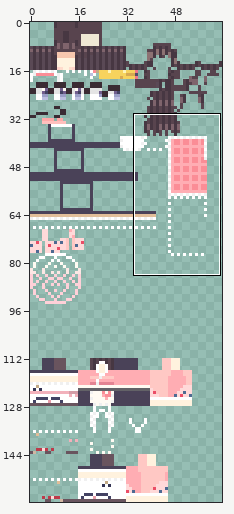
Two states of a sprite sheet, textures/texture.png. Above, an overview of the earlier version with the close-up marked.
Close-up. Old version:
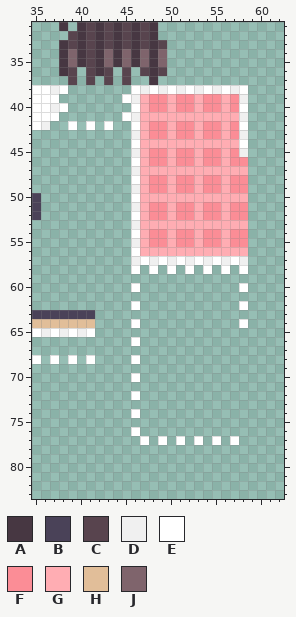
The file is 64x160 pixels. Colours within 5 levels of each other are drawn and written as one. Shown: x 35..62, y 31..83.
Palette (. is transparent): A #473742  B #4a4258  C #58444e  D #f0f0f0  E #ffffff  F #fb8d96  G #ffadb3  H #e1be99  J #7f646c
Pixels before, first column x 35:
31 ...A.ACACACACA..........
32 ....CACACACACA..........
33 ...ACACACACACAC.........
34 ...AJACAJAJAJAJ.........
35 ...AJACAJAJAJAJ.........
36 ...AC.CAC.C.CAC.........
37 ....C.C.C.C..A..........
38 EEDE.......EDEDEDEDEDEDE
39 EEE.......EDGFFGFFGFFGFD
40 EEDE.......EGFFGFFGFFGFE
41 EEE.......EDGGGGGGGGGGGD
42 ED..E.E.E..EGFFGFFGFFGFE
43 ...........DGFFGFFGFFGFD
44 ...........EGGGGGGGGGGGE
45 ...........DGFFGFFGFFGFD
46 ...........EGFFGFFGFFGFF
47 ...........DGGGGGGGGGGGG
48 ...........EGFFGFFGFFGFF
49 ...........DGFFGFFGFFGFF
50 B..........EGGGGGGGGGGGG
51 B..........DGFFGFFGFFGFF
52 B..........EGFFGFFGFFGFF
53 ...........DGGGGGGGGGGGG
54 ...........EGFFGFFGFFGFF
55 ...........DGFFGFFGFFGFF
56 ...........EGGGGGGGGGGGG
57 ...........DEDEDEDEDEDED
58 ...........E.E.E.E.E.E.E
59 ........................
60 ...........E...........E
61 ........................
62 ...........E...........E
63 BBBBBBB.................
64 HHHHHHH....E...........E
65 EDEDEDE.................
66 ...........E............
67 ........................
68 E.E.E.E....E............
69 ........................
70 ...........E............
71 ........................
72 ...........E............
73 ........................
74 ...........E............
75 ........................
76 ...........E............
77 ............E.E.E.E.E.E.
Once edited:
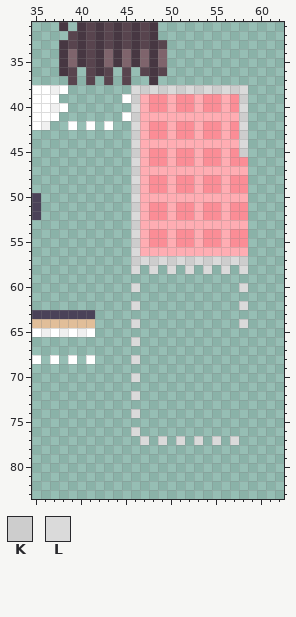
Colours new in this view: K #cdcdcd  L #dadada
Diff:
{"y":38,"x":46,"old":"EDEDEDEDEDEDE","new":"LKLKLKLKLKLKL"}
{"y":39,"x":46,"old":"D","new":"K"}
{"y":39,"x":58,"old":"D","new":"K"}
{"y":40,"x":46,"old":"E","new":"L"}
{"y":40,"x":58,"old":"E","new":"L"}
{"y":41,"x":46,"old":"D","new":"K"}
{"y":41,"x":58,"old":"D","new":"K"}
{"y":42,"x":46,"old":"E","new":"L"}
{"y":42,"x":58,"old":"E","new":"L"}
{"y":43,"x":46,"old":"D","new":"K"}
{"y":43,"x":58,"old":"D","new":"K"}
{"y":44,"x":46,"old":"E","new":"L"}
{"y":44,"x":58,"old":"E","new":"L"}
{"y":45,"x":46,"old":"D","new":"K"}
{"y":45,"x":58,"old":"D","new":"K"}
{"y":46,"x":46,"old":"E","new":"L"}
{"y":47,"x":46,"old":"D","new":"K"}
{"y":48,"x":46,"old":"E","new":"L"}
{"y":49,"x":46,"old":"D","new":"K"}
{"y":50,"x":46,"old":"E","new":"L"}
{"y":51,"x":46,"old":"D","new":"K"}
{"y":52,"x":46,"old":"E","new":"L"}
{"y":53,"x":46,"old":"D","new":"K"}
{"y":54,"x":46,"old":"E","new":"L"}
{"y":55,"x":46,"old":"D","new":"K"}
{"y":56,"x":46,"old":"E","new":"L"}
{"y":57,"x":46,"old":"DEDEDEDEDEDED","new":"KLKLKLKLKLKLK"}
{"y":58,"x":46,"old":"E","new":"L"}
{"y":58,"x":48,"old":"E","new":"L"}
{"y":58,"x":50,"old":"E","new":"L"}
{"y":58,"x":52,"old":"E","new":"L"}
{"y":58,"x":54,"old":"E","new":"L"}
{"y":58,"x":56,"old":"E","new":"L"}
{"y":58,"x":58,"old":"E","new":"L"}
{"y":60,"x":46,"old":"E","new":"L"}
{"y":60,"x":58,"old":"E","new":"L"}
{"y":62,"x":46,"old":"E","new":"L"}
{"y":62,"x":58,"old":"E","new":"L"}
{"y":64,"x":46,"old":"E","new":"L"}
{"y":64,"x":58,"old":"E","new":"L"}
{"y":66,"x":46,"old":"E","new":"L"}
{"y":68,"x":46,"old":"E","new":"L"}
{"y":70,"x":46,"old":"E","new":"L"}
{"y":72,"x":46,"old":"E","new":"L"}
{"y":74,"x":46,"old":"E","new":"L"}
{"y":76,"x":46,"old":"E","new":"L"}
{"y":77,"x":47,"old":"E","new":"L"}
{"y":77,"x":49,"old":"E","new":"L"}
{"y":77,"x":51,"old":"E","new":"L"}
{"y":77,"x":53,"old":"E","new":"L"}
{"y":77,"x":55,"old":"E","new":"L"}
{"y":77,"x":57,"old":"E","new":"L"}
{"label":"changed","picture_box":[131,85,248,445]}
